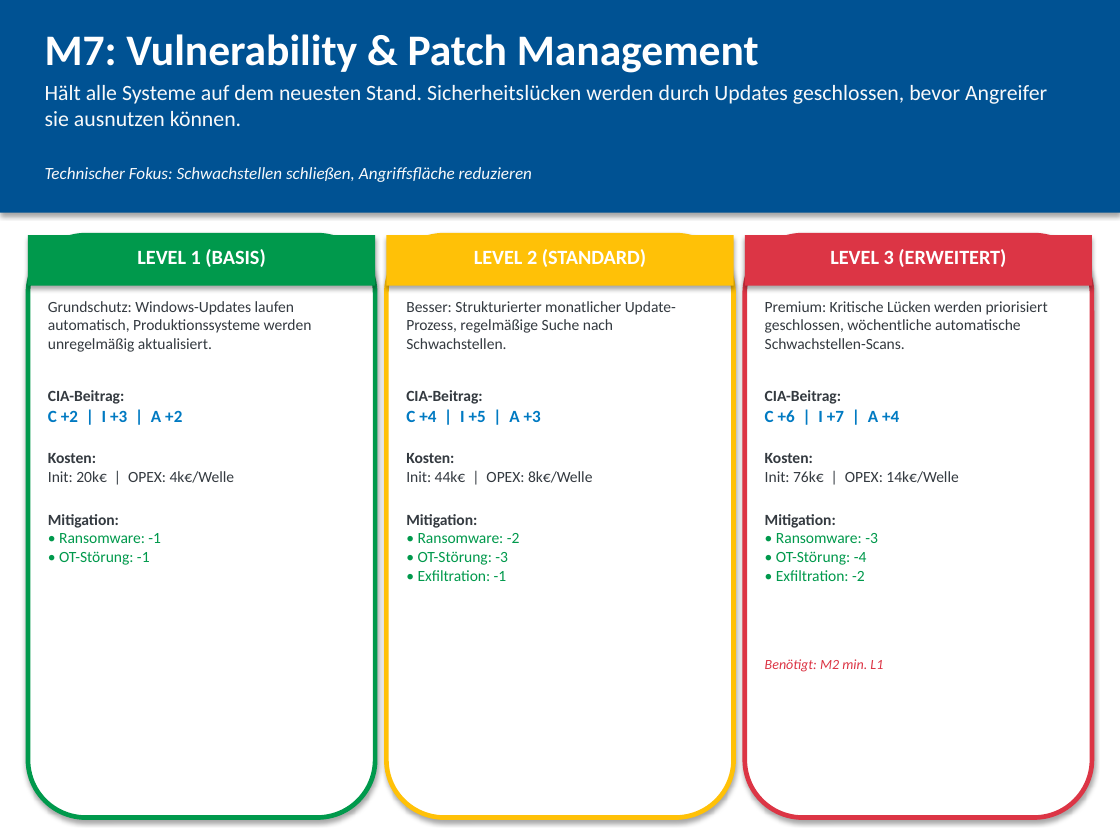
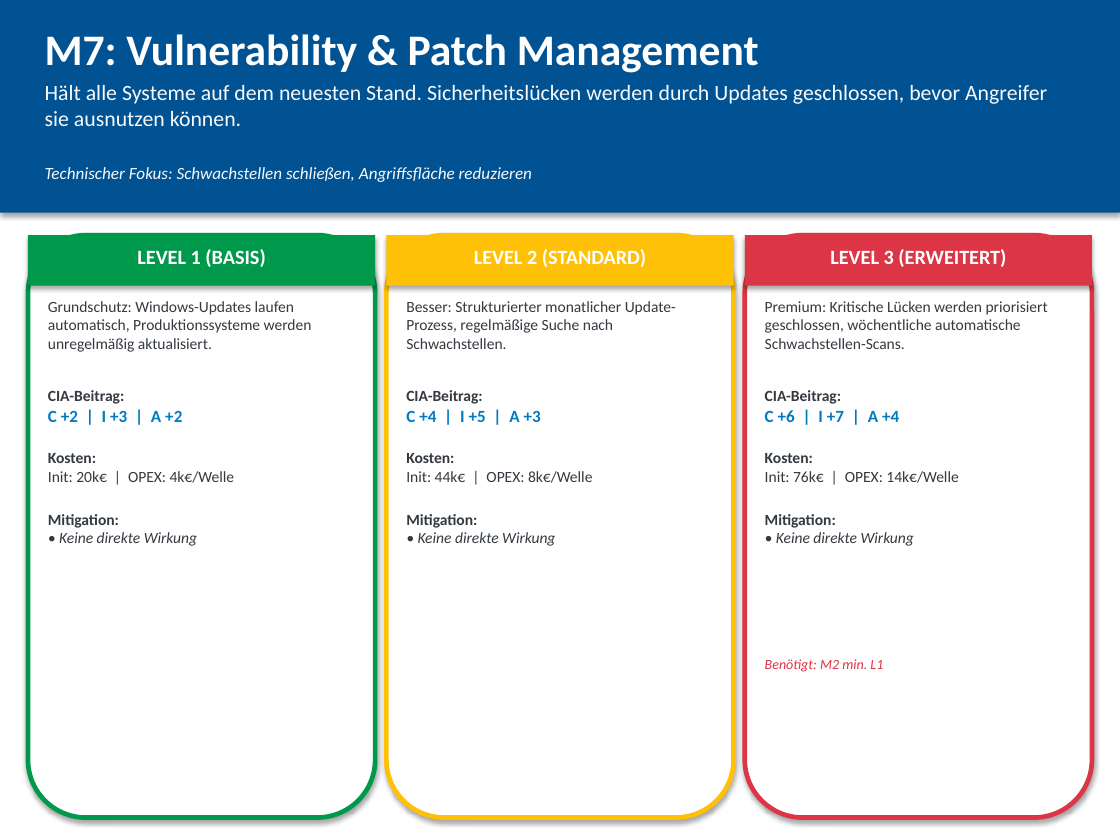
Before and after one commit to ClaudioSt/security-planspiel, a slide deck: slide 8 of pptx_output/Massnahmenkarten.pptx. Drawn at 1120x840 pixels with LibreOffice and Linux fonts; fonts in the diff are those of the drawing. Boxes give left, top, right and bottom in pixels: in the first picture for what was removed or moved away, otherwise in the second. Text is boxed around its words. In the diff, an @@ line names an element or a change of style, - is before the commit and + after.

```diff
--- a/pptx_output/Massnahmenkarten.pptx
+++ b/pptx_output/Massnahmenkarten.pptx
@@ text at [59, 532, 197, 546]: text changed; text colour #00994C to #343A40; italic on @@
-• Ransomware: -1
-• OT-Störung: -1
+• Keine direkte Wirkung
@@ text at [418, 532, 555, 546]: text changed; text colour #00994C to #343A40; italic on @@
-• Ransomware: -2
-• OT-Störung: -3
-• Exfiltration: -1
+• Keine direkte Wirkung
@@ text at [776, 532, 914, 546]: text changed; text colour #00994C to #343A40; italic on @@
-• Ransomware: -3
-• OT-Störung: -4
-• Exfiltration: -2
+• Keine direkte Wirkung
```
Also in this commit, not shown: 9 other slides changed, 14 other files.
